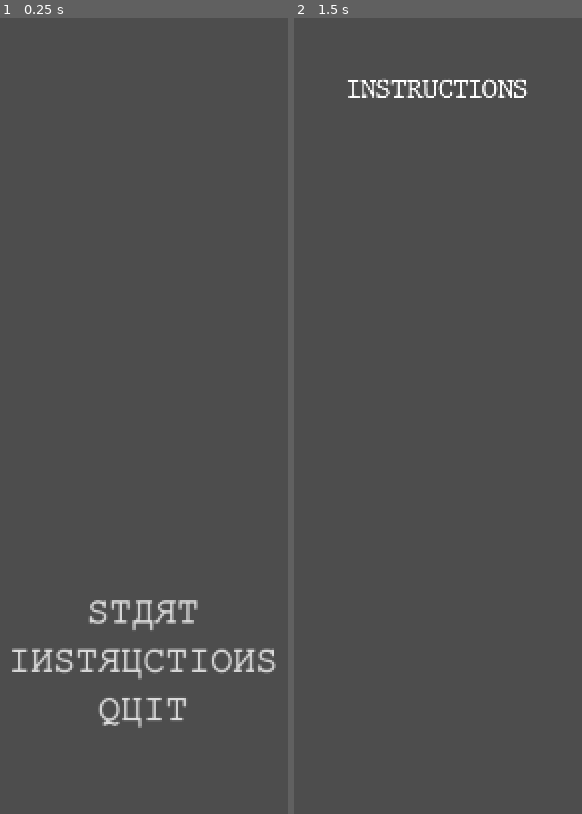
Above: before the commit, frames 1-2 (left to right).
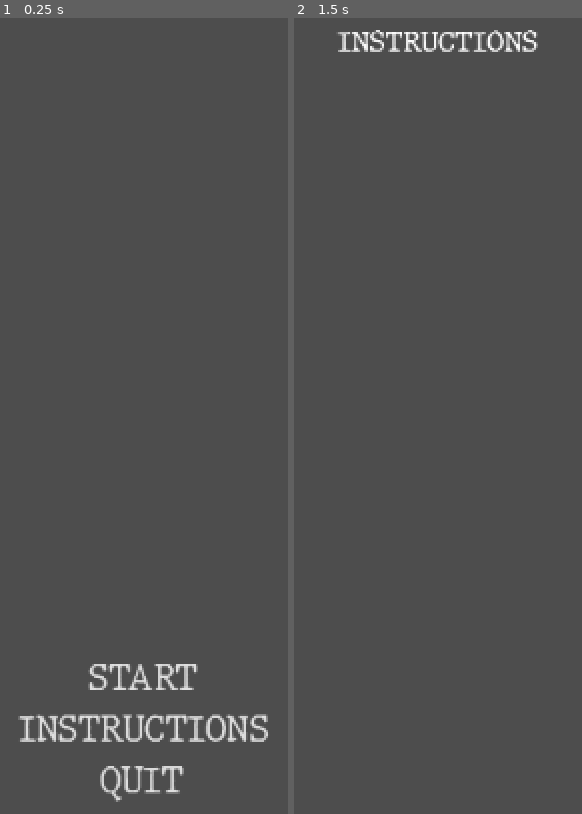
Above: after the commit, the same moments.

Repository: AndreaForneris/RUSSIAN_DICE
Game: Godot game, scene res://scene/HUD/main_menu.tscn
Two runs of this game, one before a commit and one after it. Both use one fixed random seed, a clock stepped at 60 frames per second and the inputs below.
Inputs (mouse positions are in pixels of both pictures, inside the frame that each line leads up to):
- Up to frame 1 (0.25 s): no input
- Up to frame 2 (1.5 s): click "INSTRUCTIONS" at 0.5 s; tap Enter at 1.25 s; move the mouse to (outside the picture) at 1.27 s; hold Right from 1.28 s (still down); tap Space (Lancia) at 1.35 s; click (outside the picture) at 1.42 s

The runs differ from the first frame. In frame 1, 4.4% of the frame differs, in the area x 4-96%, y 73-99%; in frame 2, 1.6%.

Commit message:
Implementato RD-15

Diff:
--- a/project.godot
+++ b/project.godot
@@ -17,9 +17,7 @@
 
 [display]
 
-window/size/viewport_width=1920
-window/size/viewport_height=1080
-window/size/mode=2
+window/size/mode=4
 
 [input]
 
--- a/scene/HUD/instructions.tscn
+++ b/scene/HUD/instructions.tscn
@@ -4,7 +4,7 @@
 
 [sub_resource type="LabelSettings" id="LabelSettings_o0joh"]
 font = ExtResource("1_613oi")
-font_size = 30
+font_size = 20
 
 [node name="Instructions" type="Control"]
 layout_mode = 3
@@ -14,15 +14,15 @@
 grow_horizontal = 2
 grow_vertical = 2
 
-[node name="Label" type="Label" parent="."]
+[node name="Title" type="Label" parent="."]
 layout_mode = 1
 anchors_preset = 5
 anchor_left = 0.5
 anchor_right = 0.5
-offset_left = -107.0
-offset_top = 109.0
-offset_right = 107.0
-offset_bottom = 148.0
+offset_left = -72.0
+offset_top = 30.0
+offset_right = 73.0
+offset_bottom = 56.0
 grow_horizontal = 2
 text = "INSTRUCTIONS"
 label_settings = SubResource("LabelSettings_o0joh")
--- a/scene/HUD/main_menu.tscn
+++ b/scene/HUD/main_menu.tscn
@@ -1,11 +1,11 @@
 [gd_scene load_steps=6 format=3 uid="uid://c428ijsmeprhw"]
 
-[ext_resource type="FontFile" uid="uid://d2rlynrelddl4" path="res://data/font/Kremlin Kourier II.ttf" id="1_yi6jp"]
+[ext_resource type="FontFile" uid="uid://pkvo0ugbyhyk" path="res://data/font/JMH Typewriter.ttf" id="1_dejmo"]
 [ext_resource type="Script" path="res://scene/HUD/menu_script.gd" id="2_cmdhh"]
 
 [sub_resource type="Theme" id="Theme_yo610"]
-default_font = ExtResource("1_yi6jp")
-default_font_size = 30
+default_font = ExtResource("1_dejmo")
+default_font_size = 25
 
 [sub_resource type="StyleBoxEmpty" id="StyleBoxEmpty_vxywh"]
 
@@ -29,19 +29,18 @@
 
 [node name="Menu" type="VBoxContainer" parent="."]
 layout_mode = 1
-anchors_preset = 8
+anchors_preset = 7
 anchor_left = 0.5
-anchor_top = 0.5
+anchor_top = 1.0
 anchor_right = 0.5
-anchor_bottom = 0.5
-offset_left = -108.0
-offset_top = 217.0
-offset_right = 108.0
-offset_bottom = 330.0
+anchor_bottom = 1.0
+offset_left = -90.0
+offset_top = -162.0
+offset_right = 90.0
+offset_bottom = -55.0
 grow_horizontal = 2
-grow_vertical = 2
-scale = Vector2(1.5, 1.5)
-pivot_offset = Vector2(108, 56.5)
+grow_vertical = 0
+pivot_offset = Vector2(90, 53)
 theme = SubResource("Theme_yo610")
 alignment = 1
 script = ExtResource("2_cmdhh")
@@ -70,3 +69,4 @@
 
 [connection signal="pressed" from="Menu/btnStart" to="Menu" method="_on_btn_start_pressed"]
 [connection signal="pressed" from="Menu/btnInstructions" to="Menu" method="_on_btn_instructions_pressed"]
+[connection signal="pressed" from="Menu/btnQuit" to="Menu" method="_on_btn_quit_pressed"]
--- a/scene/HUD/menu_script.gd
+++ b/scene/HUD/menu_script.gd
@@ -6,3 +6,7 @@
 
 func _on_btn_start_pressed():
 	get_tree().change_scene_to_file("res://scene/Main/game.tscn")
+
+
+func _on_btn_quit_pressed():
+	get_tree().quit()
